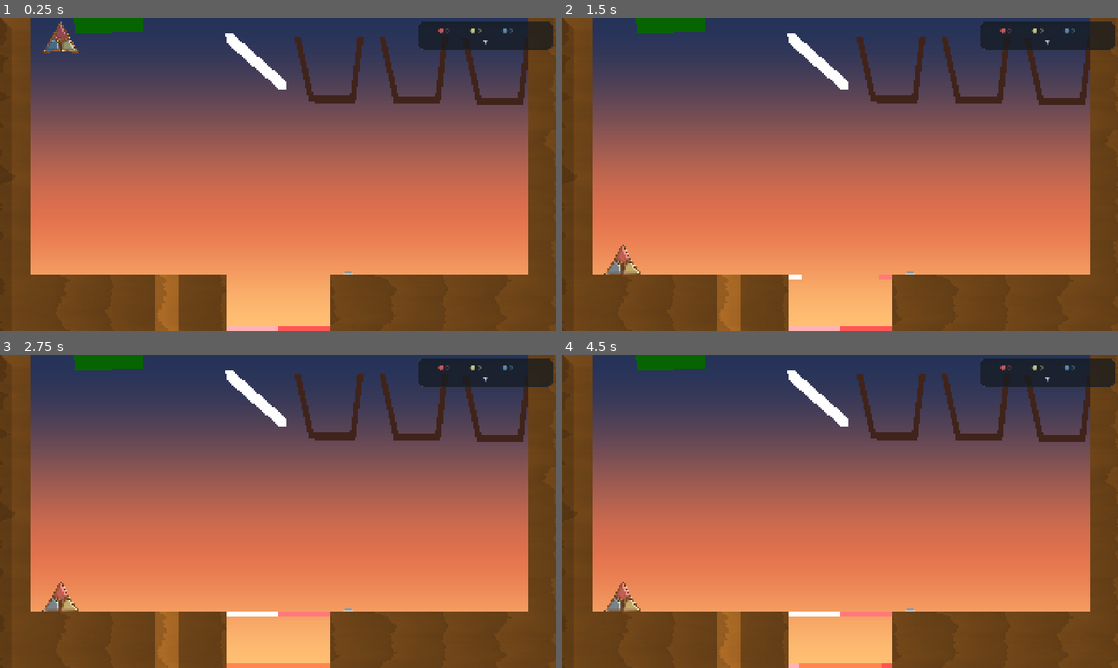
Above: before the commit, frames 1-4 (two rows, left to right).
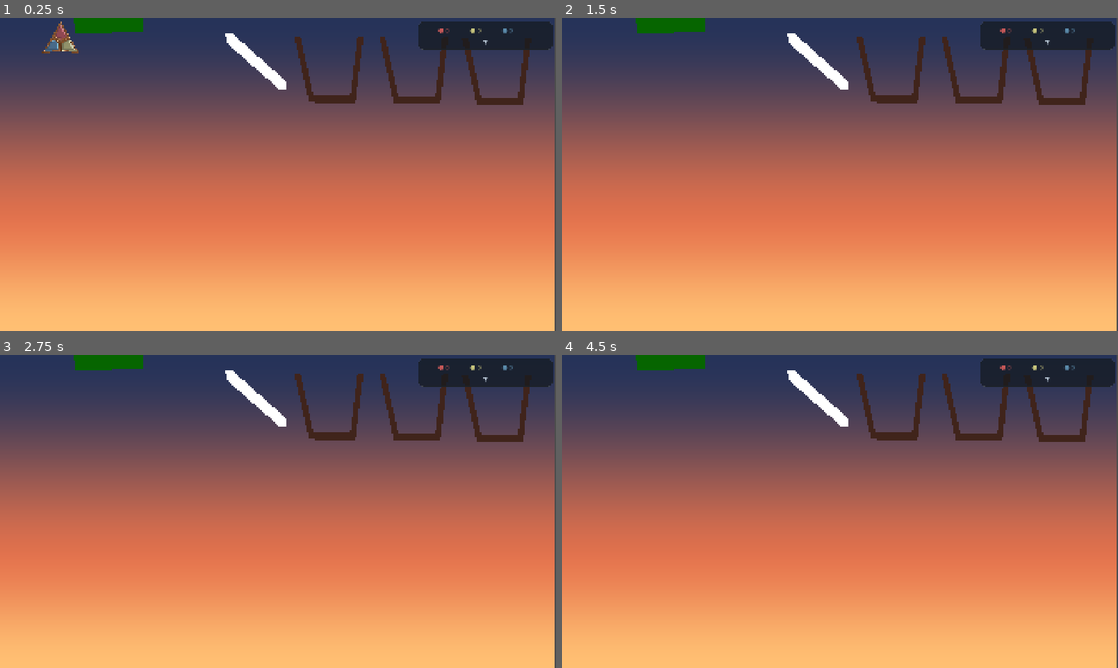
Above: after the commit, the same moments.

Repository: adambrock89/idle-glass
Game: Godot game, scene res://scenes/levels/fragment_manager.tscn
Same seed, same stepped clock (60 frames per second), same inputs: the game is played once before the commit and once after it.
Inputs (mouse positions are in pixels of both pictures, inside the frame that each line leads up to):
- Up to frame 1 (0.25 s): no input
- Up to frame 2 (1.5 s): tap Enter at 0.5 s; move the mouse to (962, 158) at 0.52 s; tap G (toggle_generation) at 0.6 s; click (962, 158) at 0.67 s; move the mouse to (728, 190) at 1.27 s; tap C (toggle_hatch) at 1.35 s; click (728, 190) at 1.42 s
- Up to frame 3 (2.75 s): move the mouse to (333, 442) at 2.02 s; tap G (toggle_generation) at 2.1 s; click (333, 442) at 2.17 s
- Up to frame 4 (4.5 s): tap Space at 2.75, 4.25 s; move the mouse to (812, 574) at 2.77 s; tap C (toggle_hatch) at 2.85, 4.35 s; click (812, 574) at 2.92 s; tap Enter at 3.5 s; move the mouse to (1006, 558) at 3.52 s; tap G (toggle_generation) at 3.6 s; click (1006, 558) at 3.67 s; move the mouse to (673, 464) at 4.27 s; click (673, 464) at 4.42 s

The runs differ from the first frame. In frame 1, 23% of the frame differs, in the area x 0-100%, y 0-100%; in frame 2, 24%; in frame 3, 24%; in frame 4, 24%.
Error after the commit: Parse Error: Static function "get_color_code_of_color()" not found in base "ColorProfile". (res://src/entities/turnin_platform.gd:85)

Commit message:
widened button

Diff:
--- a/src/entities/turnin_platform.gd
+++ b/src/entities/turnin_platform.gd
@@ -69,7 +69,7 @@
 	button_base.z_index = 1
 	add_child(button_base)
 
-	var base_width := 12.0
+	var base_width := 24.0
 	var base_height := 1.5
 	var button_base_col := CollisionPolygon2D.new()
 	var button_base_vis := Polygon2D.new()
@@ -82,7 +82,7 @@
 		Vector2(0, -base_height)
 	])
 	button_base_vis.polygon = button_base_col.polygon
-	button_base_vis.color = Color8(200, 200, 200)
+	button_base_vis.color = ColorProfile.get_color_code_of_color(ColorProfile.ColorName.YELLOW)
 
 	# BUTTON SHAFT
 	var button := AnimatableBody2D.new()
@@ -90,7 +90,7 @@
 	button.z_index = 0
 	add_child(button)
 
-	var shaft_width := 8.0
+	var shaft_width := 20.0
 	var shaft_height := base_height + 1.5
 	var button_col := CollisionPolygon2D.new()
 	var button_vis := Polygon2D.new()
@@ -103,7 +103,7 @@
 		Vector2(0, -shaft_height)
 	])
 	button_vis.polygon = button_col.polygon
-	button_vis.color = Color8(150, 150, 150)
+	button_vis.color = ColorProfile.get_color_code_of_color(ColorProfile.ColorName.ORANGE_YELLOW)
 
 	# PRESS DETECTOR
 	var detector := Area2D.new()
@@ -170,10 +170,7 @@
 	col.polygon = _build_hatch_polygon(is_left)
 	vis.polygon = col.polygon
 
-	if is_left:
-		vis.color = Color.WHITE
-	else:
-		vis.color = Color8(255, 122, 122, 255)
+	vis.color = ColorProfile.get_color_code_of_color(ColorProfile.ColorName.BLUE)
 
 	hatch.position = Vector2(0, y_offset)
 	return hatch
@@ -267,14 +264,9 @@
 	zone.set_script(load("res://src/entities/score_zone.gd"))
 
 	var colpoly := CollisionPolygon2D.new()
+	colpoly.name = "CollisionPolygon2D"
 	colpoly.polygon = _build_rect_polygon(platform_width * hatch_width_multiplier, 40.0)
 	zone.add_child(colpoly)
-
-	var debug_poly := Polygon2D.new()
-	debug_poly.color = Color(1, 0, 0, 0.3)
-	debug_poly.z_index = 999
-	debug_poly.polygon = _build_rect_polygon(platform_width * hatch_width_multiplier, 40.0)
-	zone.add_child(debug_poly)
 
 	zone.position = Vector2(0, hatch_height_delta + 40.0)
 	add_child(zone)
